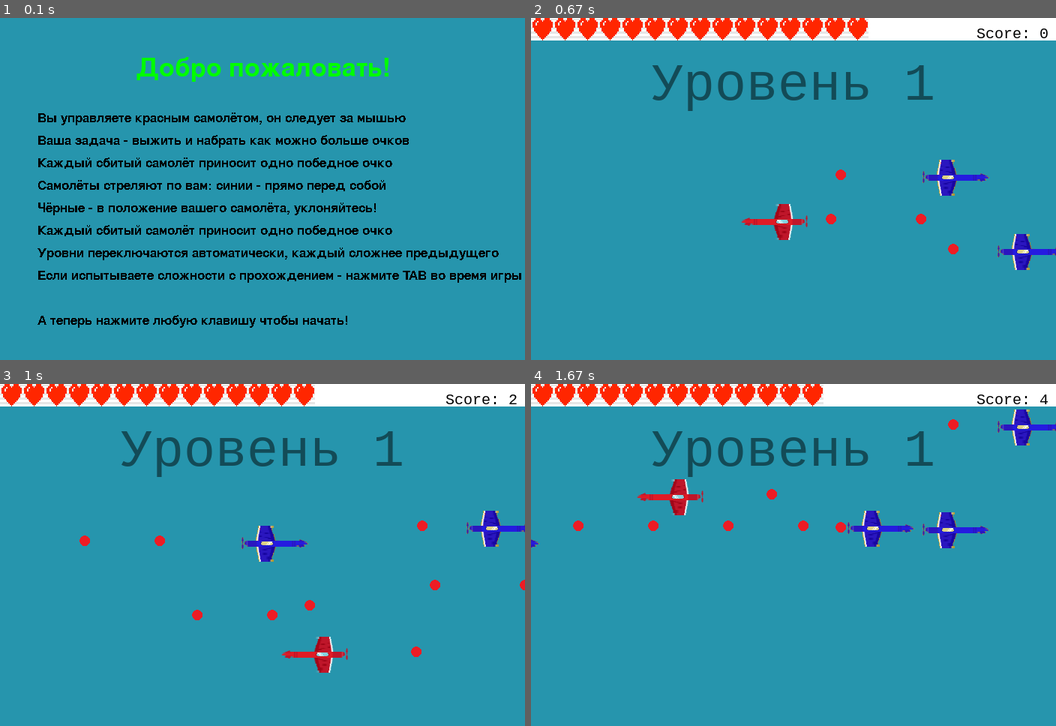
Above: before the commit, frames 1-4 (two rows, left to right).
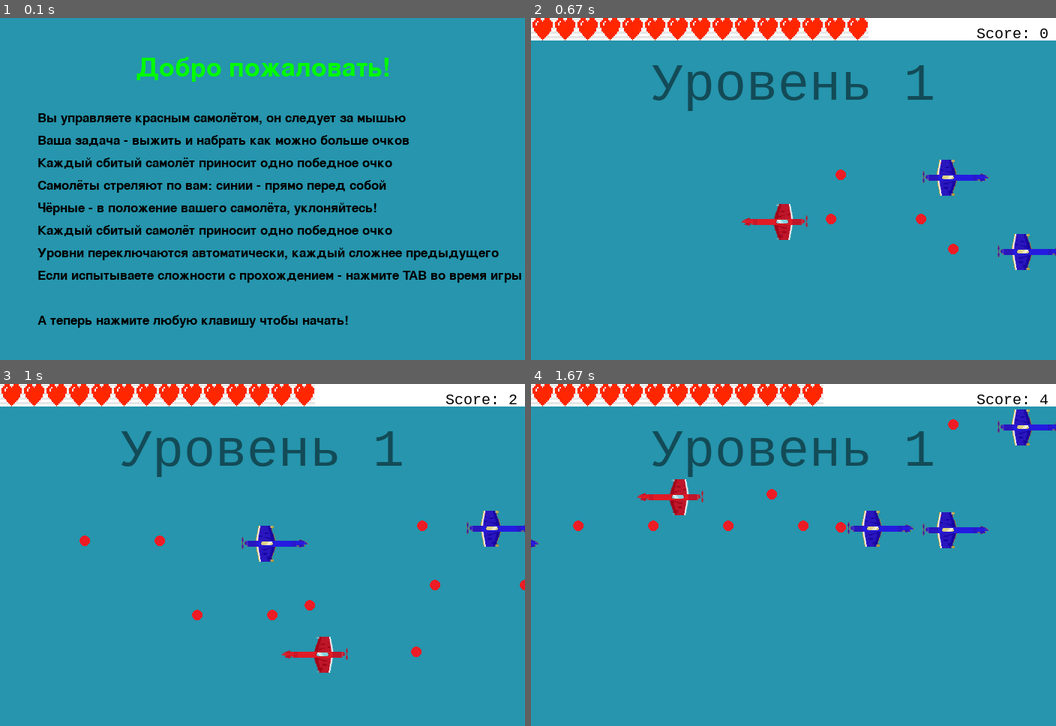
Above: after the commit, the same moments.

Repository: artzhemch/pygame_project
Game: pygame game, started from main.py
The game is run twice, just before and just after one commit, with the same random seed, the same clock (stepped at 60 frames per second) and the same inputs.
Inputs (mouse positions are in pixels of both pictures, inside the frame that each line leads up to):
- Up to frame 1 (0.1 s): no input
- Up to frame 2 (0.67 s): hold Tab from 0.33 s (still down); move the mouse to (772, 223) at 0.37 s
- Up to frame 3 (1 s): release Tab at 0.8 s; click (315, 654) at 0.88 s
- Up to frame 4 (1.67 s): click (987, 702) at 1.22 s; click (667, 496) at 1.55 s

The runs differ from the first frame. In frame 1, 3.2% of the frame differs, in the area x 7-100%, y 27-91%; in frame 2, nothing differs; in frame 3, nothing differs; in frame 4, nothing differs.

Commit message:
Общие правки и readme

Diff:
--- a/main.py
+++ b/main.py
@@ -52,7 +52,7 @@
         if game_condition == 'starting_screen':
             draw_starting_screen(screen)
             for event in events:
-                if event.type == pygame.KEYDOWN  or event.type == pygame.MOUSEBUTTONDOWN:
+                if event.type == pygame.KEYDOWN or event.type == pygame.MOUSEBUTTONDOWN:
                     game_condition = 'loading_level'
         if game_condition == 'loading_level':
             t = 0
--- a/plane_class.py
+++ b/plane_class.py
@@ -58,6 +58,7 @@
     def get_destroyed(self):
         Entity.score += 1
         super().get_destroyed()
+
     def update(self, t):
         super().update(t)
         if (t - self.creation_time) % self.fire_rate == 0:
@@ -106,6 +107,7 @@
                    y=proj_rect.y,
                    v_x=self.bullet_speed[0],
                    v_y=self.bullet_speed[1])
+
 
 class TargetingPlane(Plane):
     """Самолёт, стреляющий в конкретный объект по диагонали"""
--- a/screens.py
+++ b/screens.py
@@ -52,7 +52,7 @@
     fsize = 30
     lines = text.splitlines()
     for i, l in enumerate(lines):
-        screen.blit(font.render(l, 0, (0, 0, 0)), (x, y + fsize * i))
+        screen.blit(font.render(l, True, (0, 0, 0)), (x, y + fsize * i))
 
 
 def draw_starting_screen(screen: pygame.display):
Not shown, changed: README.md
